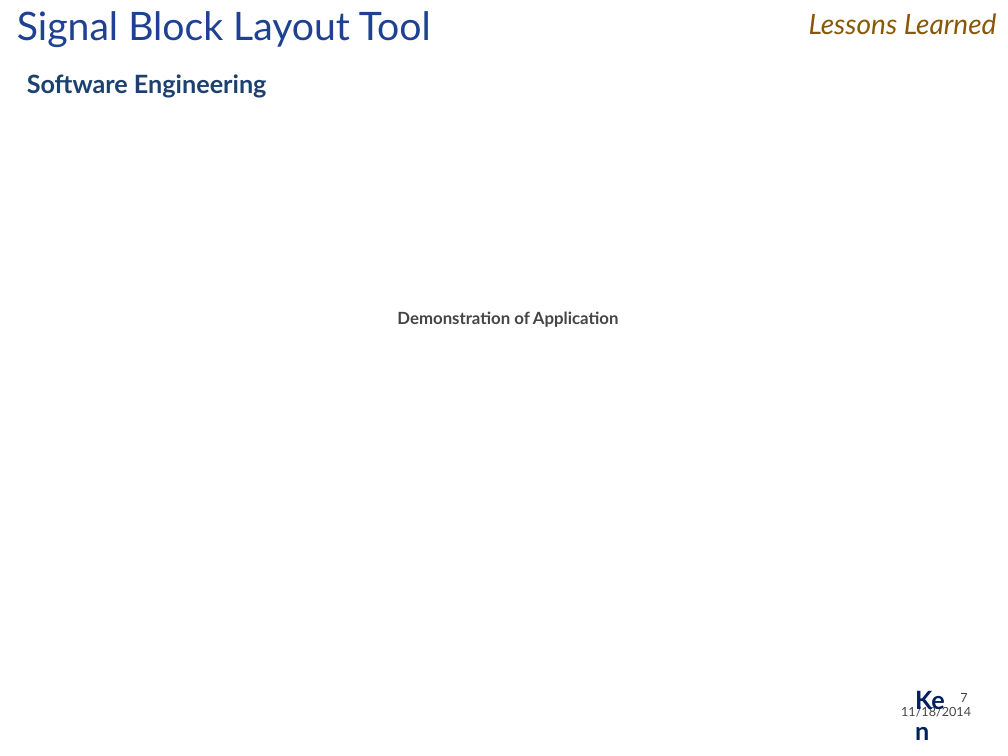
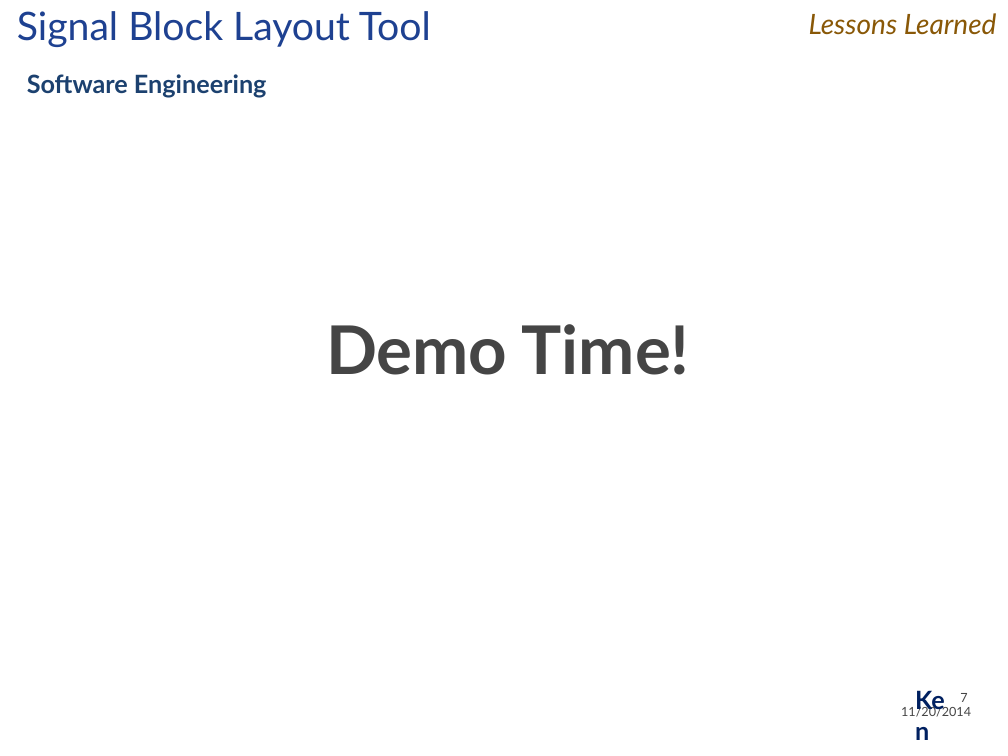
Before and after one commit to Topgun122104/SeniorProj, a slide deck: slide 7 of Documents/Presentations/Senior Design Project Summary Presentation Nov 14.pptx. Drawn at 1008x756 pixels with LibreOffice and Linux fonts; fonts in the diff are those of the drawing; background and template pictures are left out. Boxes give left, top, right and bottom in pixels: in the first picture for what was removed or moved away, otherwise in the second. Text is boxed around its words. In the diff, an @@ line names an element or a change of style, - is before the commit and + after.

```diff
--- a/Documents/Presentations/Senior Design Project Summary Presentation Nov 14.pptx
+++ b/Documents/Presentations/Senior Design Project Summary Presentation Nov 14.pptx
@@ text at (326,324,690,375): text changed; size 12 to 48 pt @@
-Demonstration of Application
+Demo Time!
@@ text at (901,705,971,717): text changed @@
-11/18/2014
+11/20/2014
```
Also in this commit, not shown: 1 other slide changed, 1 slide added, 1 slide removed, 1 other file.
